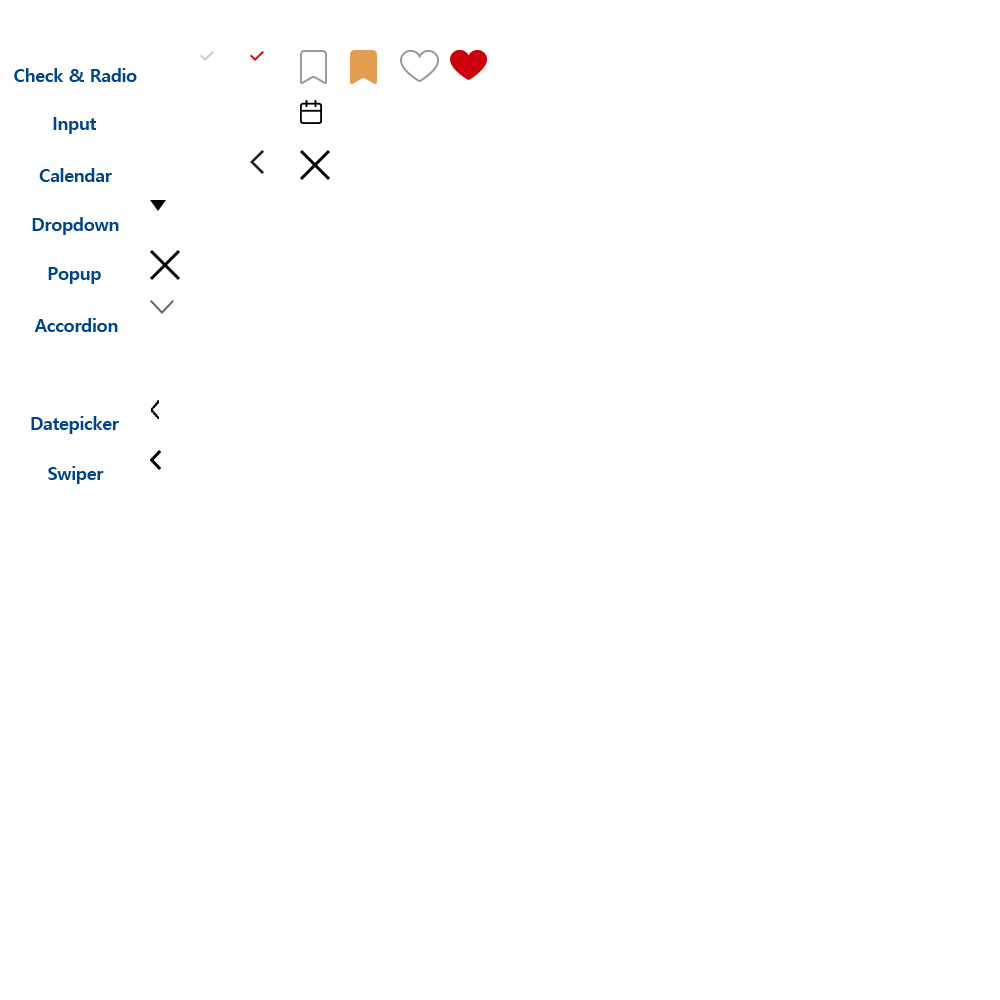
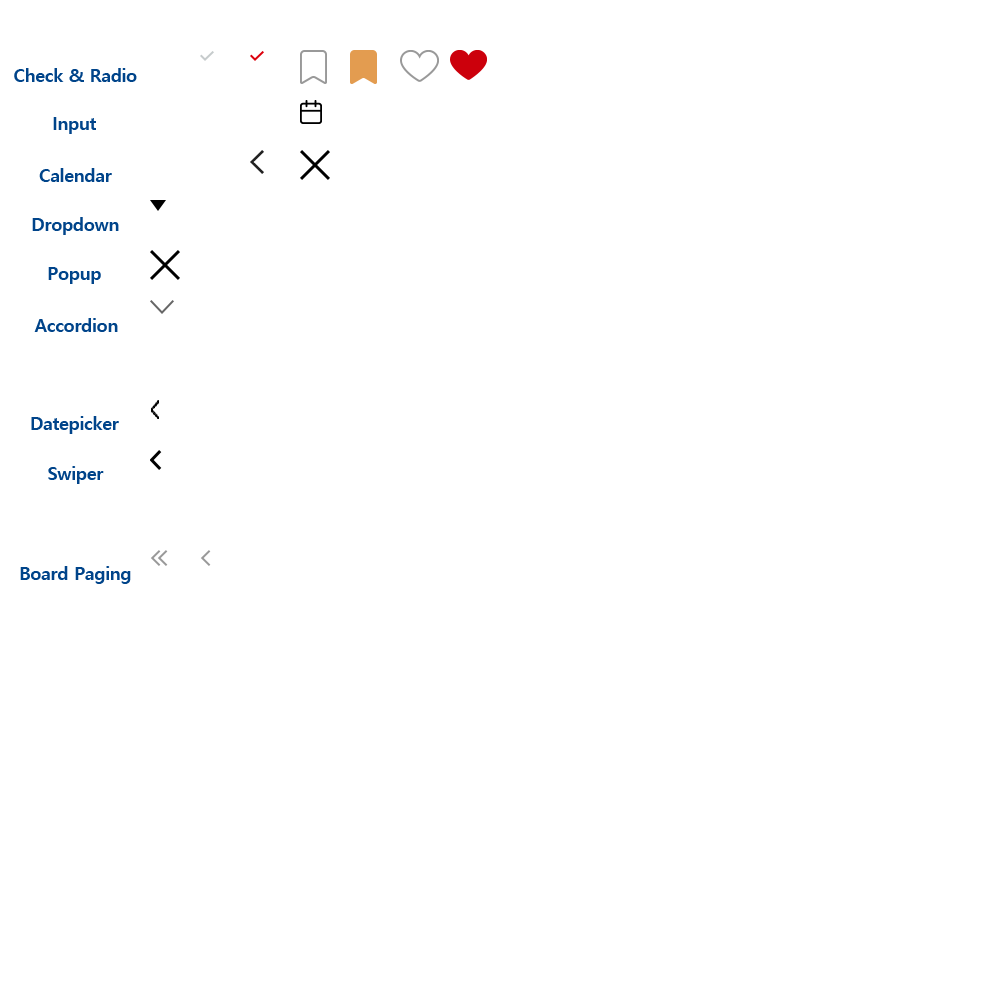
Comparing the layer stacks of the two 1000×1000 images. Changes:
showed group "Board Paging" (1st of 2) (3 layers) over (20, 550, 211, 584)
renamed "레이어 33" to "레이어 60", painted on it over (201, 550, 211, 566)
renamed "레이어 32" to "레이어 59", painted on it over (151, 550, 168, 566)
